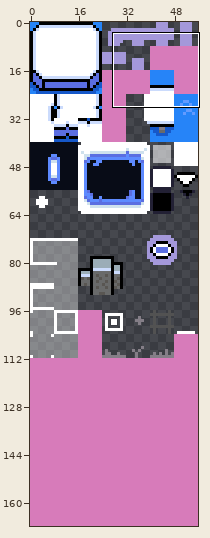
Pixel-art file -- media/art/spritesheet.aseprite. The first picture is a wide view before the edit; the outline marks the close-up.
Close-up. Old version:
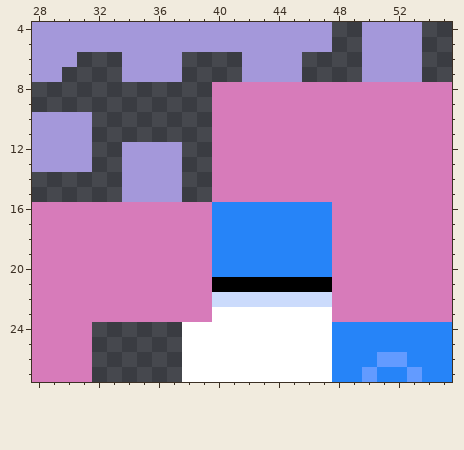
56x168 pixels, 1 frame. Colours within 5 levels of each other are drawn and written as one. Shown: x 28..55, y 4..27.
The same view after the edit:
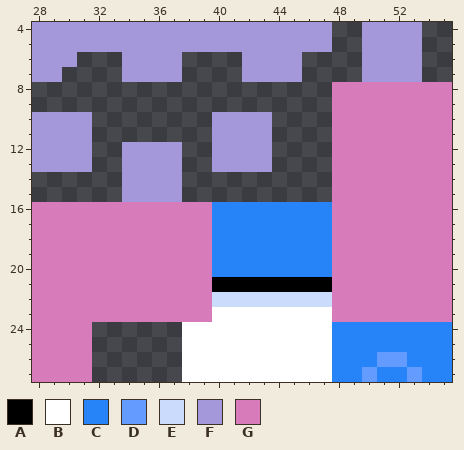
Palette (. is transparent): A #000000  B #ffffff  C #2684f8  D #639bff  E #cbdbfc  F #a498da  G #d77bba
Edits made:
Layer "Water":
y 8..9: x 40..47 GGGGGGGG -> ........
y 10..13: x 40..47 GGGGGGGG -> FFFF....
y 14..15: x 40..47 GGGGGGGG -> ........
